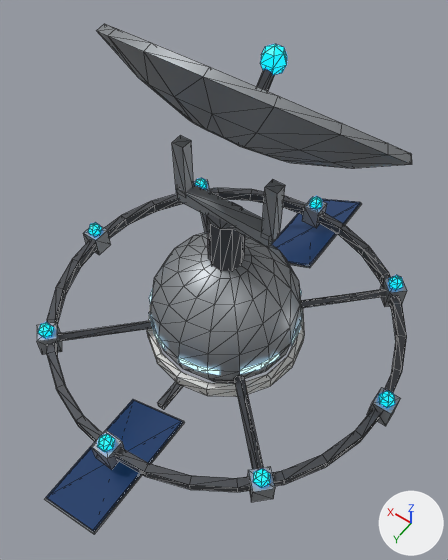
A saved change to the glTF model godot/assets/stations/research_station.glb.
Both versions are drawn from a camera (50 mm lens) standing at (-0.88, 1.24, 1.79) and looking at (-0.04, 0.07, -0.06). Every picture has the same lights, and +X, +Y and +Z are marked at lower right. The older version comes first. Mesh edges are drawn as thin lines. Vertices at exactly the same position are counted once.

The older version as bpy lines, for what is in view:
```python
me_research_station = bpy.data.meshes.new('research_station')
me_research_station.from_pydata(...)  # 903 vertices, 1588 faces; spans x -0.78..0.78, y -0.99..0.99, z -0.94..0.94
# faces by material slot: [660, 32, 128, 384, 360, 24]
me_research_station.materials.append(mat_hull)  # grey #9ba0a4
me_research_station.materials.append(mat_window)  # blue #aac4d3, glowing blue #bce7ff
me_research_station.materials.append(mat_accent)  # white #e7e7e5
me_research_station.materials.append(mat_hulldark)  # dark grey #4d5055
me_research_station.materials.append(mat_light)  # blue #0089cb, glowing cyan #00b3ff
me_research_station.materials.append(mat_panel)  # dark blue #30456f
ob_research_station = bpy.data.objects.new('research_station', me_research_station)
ob_research_station.location = (0.0, 0.0, 0.0)
```
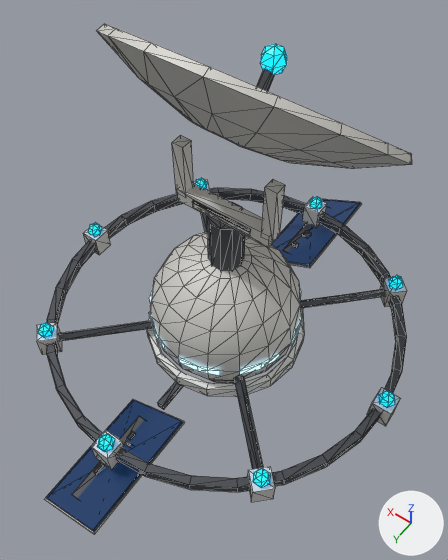
Changed parts and their boxes [x1, y1, x2, y2] in the pictures (448 x 560 px):
part 1 of me_research_station, added
    after: [193, 203, 251, 236]
part 2 of me_research_station, added (mostly hidden)
    after: [283, 223, 311, 253]
part 3 of me_research_station, added
    after: [72, 416, 145, 498]
part 4 of me_research_station, added
    after: [93, 462, 104, 474]
part 5 of me_research_station, added
    after: [192, 200, 251, 232]
part 6 of me_research_station, recoloured (grey to light grey)
    both: [37, 24, 412, 534]

The change in detail:
Material 'ShipHull' (mat_shiphull) is new.
Its base color is (0.64, 0.63, 0.59) (light grey #d1d0ca).
Its metallic is 0.15.
Its roughness is 0.58.
Material 'ShipPanel' (mat_shippanel) is new.
Its base color is (0.46, 0.46, 0.44) (grey #b5b5b1).
Its metallic is 0.2.
Its roughness is 0.58.
me_research_station is used by ob_research_station; location (0.0, 0.0, 0.0).
me_research_station had 903 vertices, 1588 faces and spanned x -0.78..0.78, y -0.99..0.99, z -0.94..0.94.
me_research_station now has 1119 vertices, 1912 faces and spans x -0.78..0.78, y -0.99..0.99, z -0.94..0.94.
me_research_station part 1: a new loose piece, a box spanning x -0.1206..0.1206, y 0.0286..0.0355, z 0.2107..0.2347, in mat_accent (white #e7e7e5).
me_research_station part 2: a new loose piece, a box spanning x -0.0406..0.0435, y -0.9256..-0.5393, z -0.5175..-0.5118, in mat_hulldark (dark grey #4d5055).
me_research_station part 3: a new loose piece, a box spanning x -0.0406..0.0435, y 0.5393..0.9256, z -0.5175..-0.5118, in mat_hulldark (dark grey #4d5055).
me_research_station part 4: a new loose piece, a box spanning x 0.019..0.033, y 0.774..0.818, z -0.511..-0.499, in mat_hulldark (dark grey #4d5055).
me_research_station part 5: a new loose piece, a box spanning x -0.1206..0.1206, y 0.0292..0.0372, z 0.2347..0.2416, in mat_hulldark (dark grey #4d5055).
me_research_station part 6: 660 faces spanning x -0.78..0.78, y -0.99..0.99, z -0.65..0.94 switch from mat_hull (grey #9ba0a4) to mat_shiphull (light grey #d1d0ca).
Other edits to the shape of me_research_station do not show in these pictures.
me_research_station gains material mat_shippanel (grey #b5b5b1).
